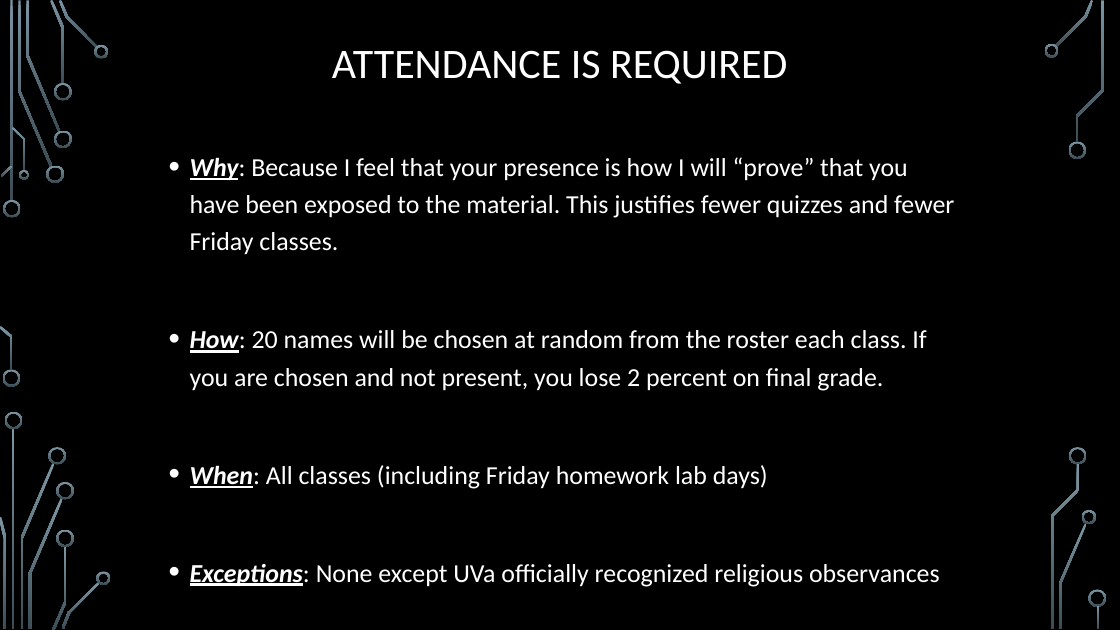
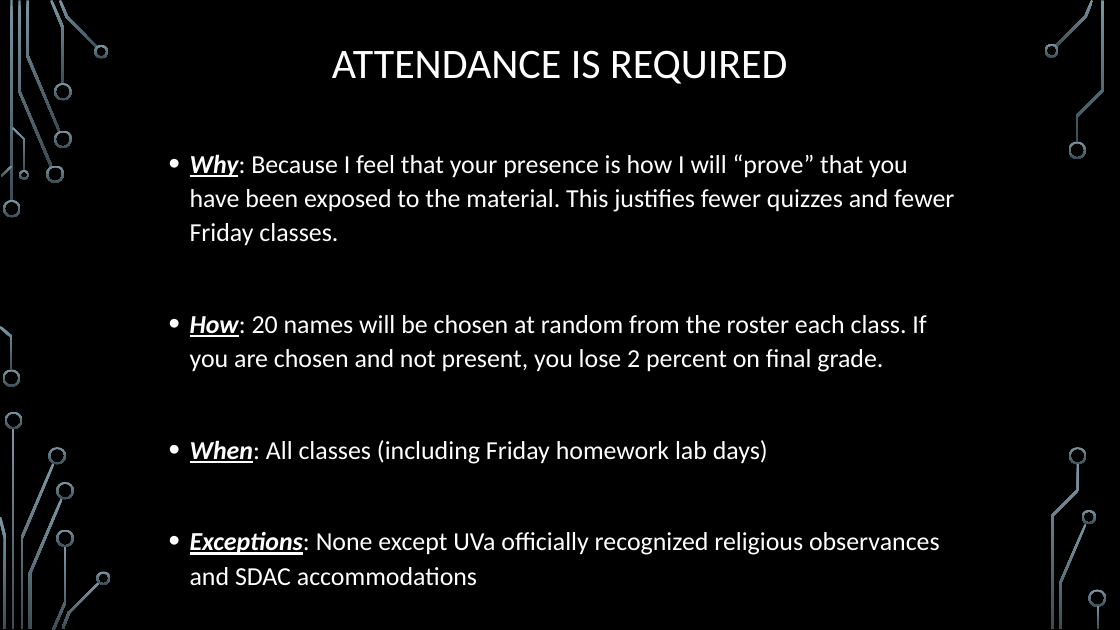
Before and after one commit to janiceeguo/advAlgo, a slide deck: slide 22 of slides/00-CourseIntroduction.pptx. Drawn at 1120x630 pixels with LibreOffice and Linux fonts; fonts in the diff are those of the drawing; background and template pictures are left out. Boxes give left, top, right and bottom in pixels: in the first picture for what was removed or moved away, otherwise in the second. Text is boxed around its words. In the diff, an @@ line names an element or a change of style, - is before the commit and + after.

Commit message:
small slide fixes

```diff
--- a/slides/00-CourseIntroduction.pptx
+++ b/slides/00-CourseIntroduction.pptx
@@ text at (190,154,954,464): line spacing 1.2 to 1.1 @@
@@ text at (190,532,940,586): text changed @@
-• Exceptions: None except UVa officially recognized religious observances
+• Exceptions: None except UVa officially recognized religious observances and SDAC accommodations
```
